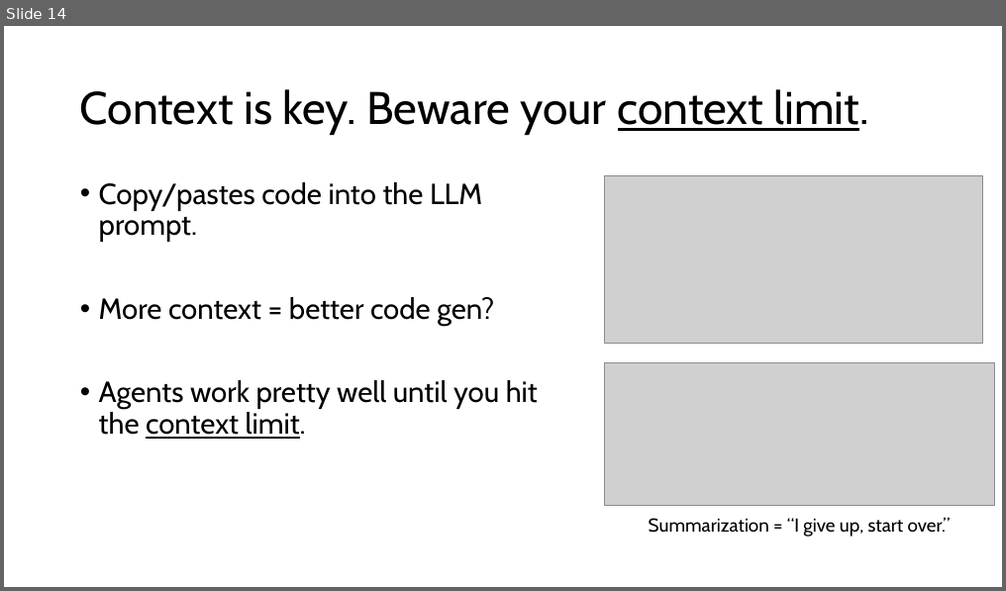
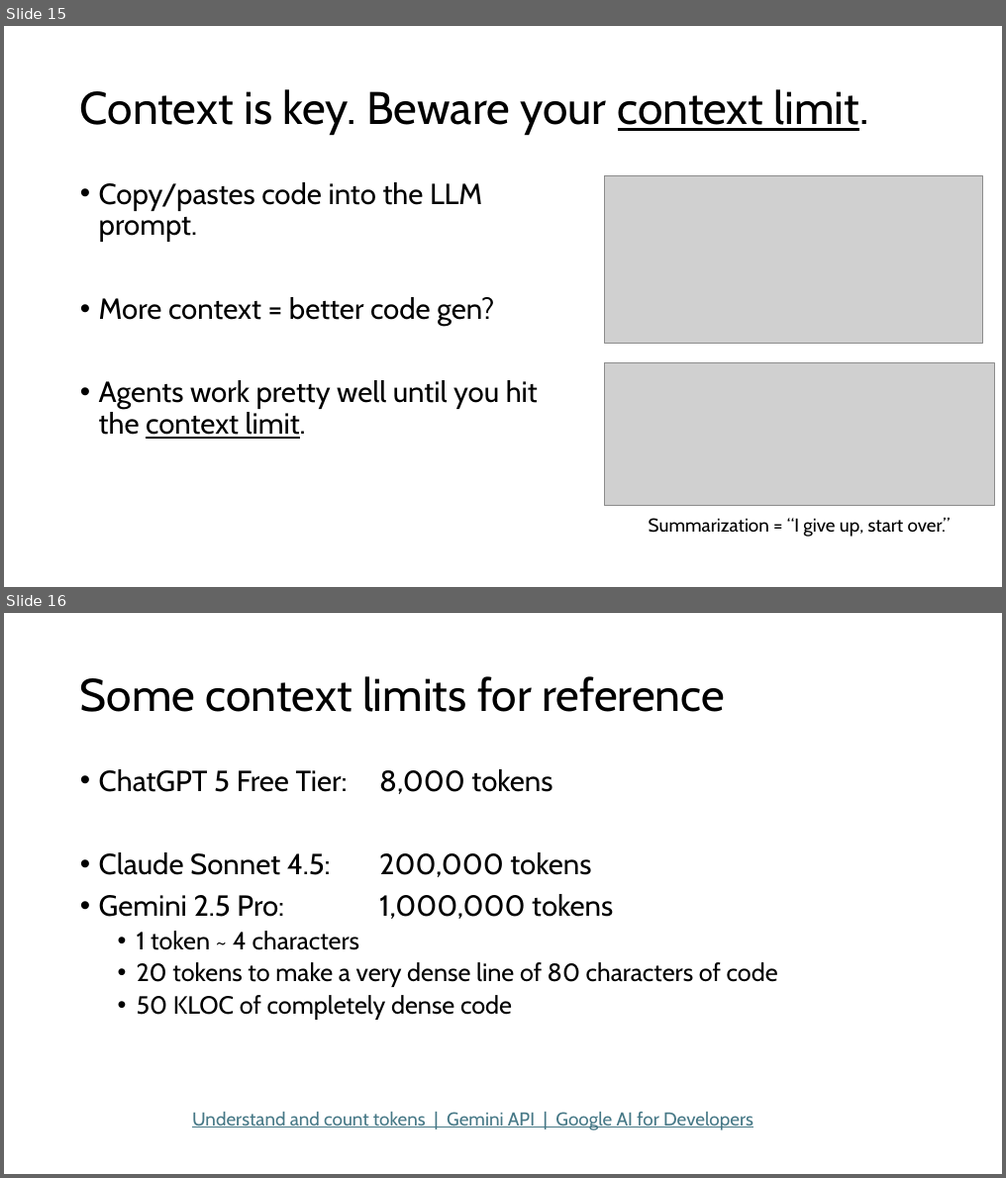
Before and after one commit to RHIT-southfej/csse290-ai, a slide deck: ClassMaterials/Week5/Agent Mode.pptx. Shown one above the other, each under a label of ours: slide 14 before the commit, slides 15 and 16 after it. The pictures are 1006x591 and 1006x1178 pixels, drawn with LibreOffice and Linux fonts; fonts in the diff are those of the drawing; grey boxes stand for pictures. Boxes give left, top, right and bottom in pixels: in the first picture for what was removed or moved away, otherwise in the second. Text is boxed around its words. In the diff, an @@ line names an element or a change of style, - is before the commit and + after.

```diff
--- a/ClassMaterials/Week5/Agent Mode.pptx
+++ b/ClassMaterials/Week5/Agent Mode.pptx
@@ slide 16 added at bbox=[4, 613, 1002, 1174], background #FFFFFF @@
@@ title added at bbox=[80, 676, 725, 712], 44 pt, text #000000 @@
+Some context limits for reference
@@ text added at bbox=[99, 769, 778, 1020], 24 pt, text #000000 @@
+• ChatGPT 5 Free Tier: 8,000 tokens
+• Claude Sonnet 4.5: 200,000 tokens
+• Gemini 2.5 Pro: 1,000,000 tokens
+  • 1 token ~ 4 characters
+  • 20 tokens to make a very dense line of 80 characters of code
+  • 50 KLOC of completely dense code
@@ text added at bbox=[192, 1112, 753, 1131], 18 pt, text #467886, underline @@
+Understand and count tokens | Gemini API | Google AI for Developers
@@ what was slide 14 is now slide 15 @@
```
Also in this commit, not shown: 11 slides changed, 2 other slides added.
